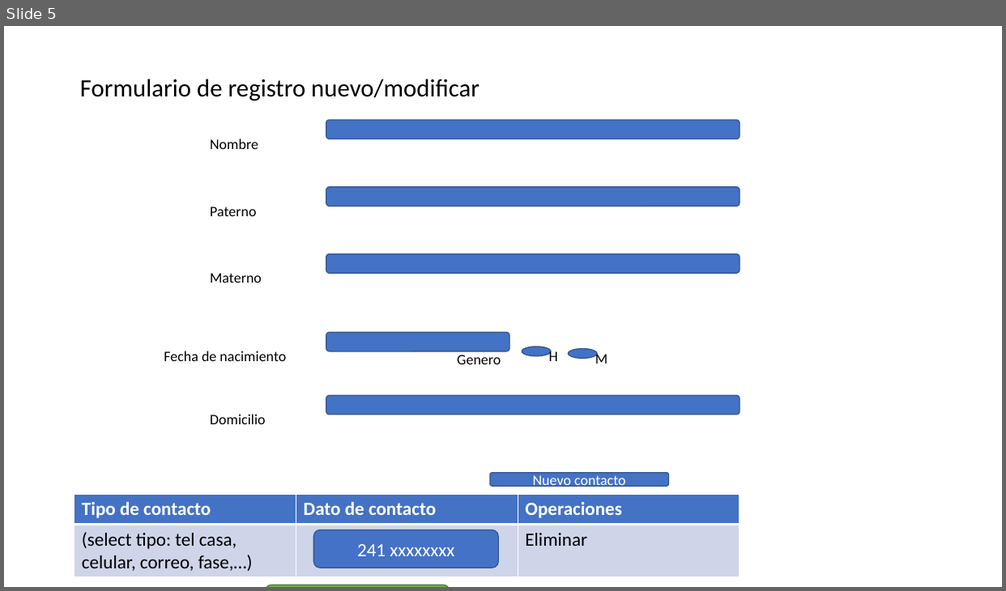
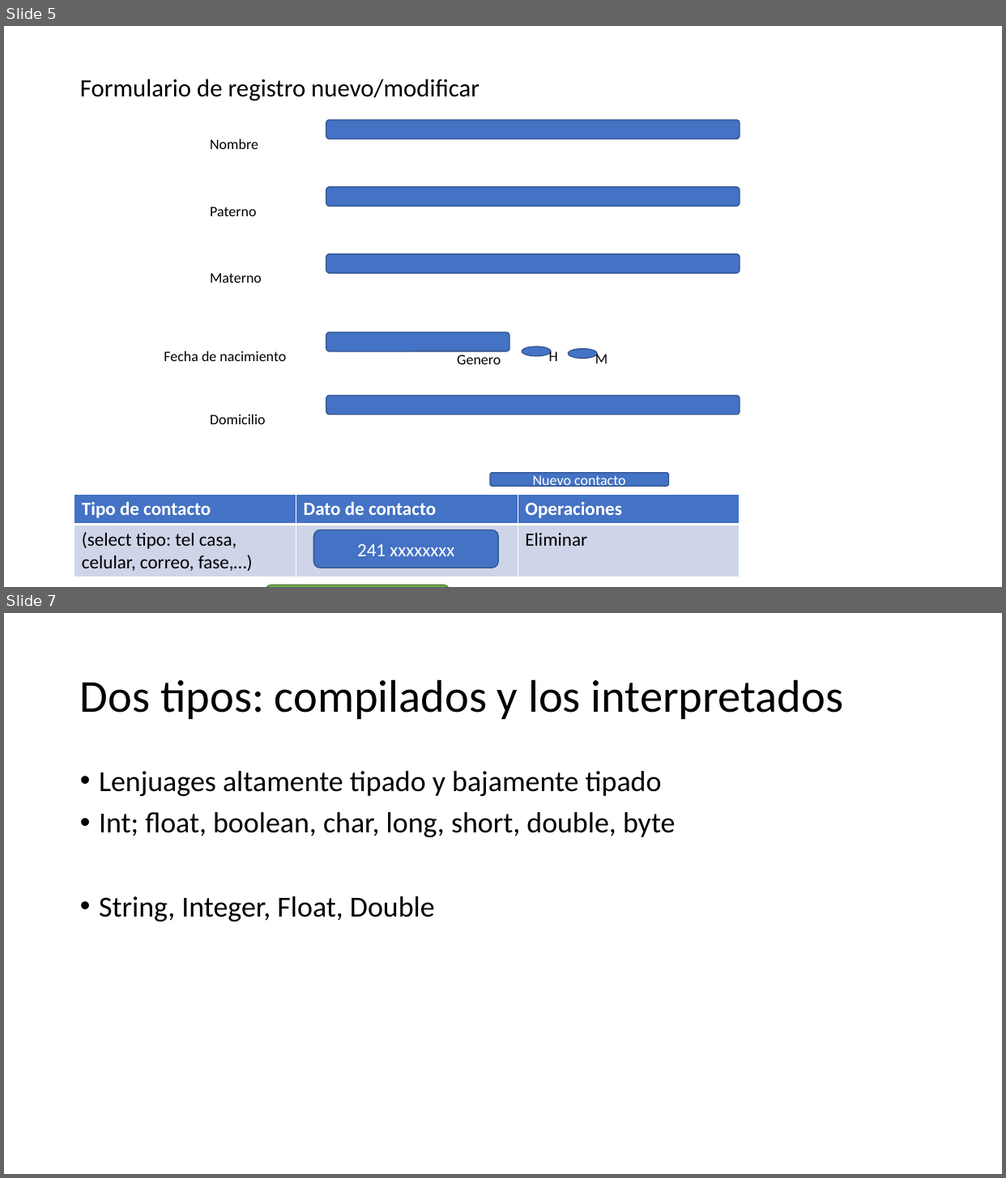
Before and after one commit to enriquecr1990/cap_php_ago22, a slide deck: presentacion/Presentación1.pptx. Shown one above the other, each under a label of ours: slide 5 before the commit, slides 5 and 7 after it; the slides between them are not shown. The pictures are 1006x591 and 1006x1178 pixels, drawn with LibreOffice and Linux fonts; fonts in the diff are those of the drawing. Boxes give left, top, right and bottom in pixels: in the first picture for what was removed or moved away, otherwise in the second. Text is boxed around its words. In the diff, an @@ line names an element or a change of style, - is before the commit and + after.

```diff
--- a/presentacion/Presentación1.pptx
+++ b/presentacion/Presentación1.pptx
@@ slide 7 added at [4,613,1002,1174], background #FFFFFF @@
@@ title added at [80,679,843,719], 44 pt, text #000000 @@
+Dos tipos: compilados y los interpretados
@@ text added at [99,771,675,922], 28 pt, text #000000 @@
+• Lenjuages altamente tipado y bajamente tipado
+• Int; float, boolean, char, long, short, double, byte
+• String, Integer, Float, Double
```
Also in this commit, not shown: 1 slide changed, 1 other slide added, 6 other files.
